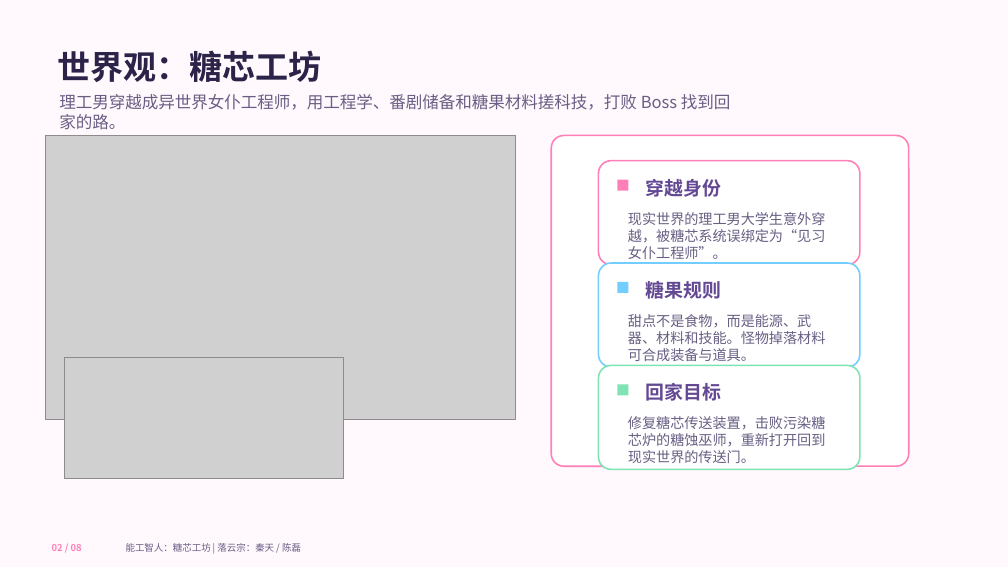
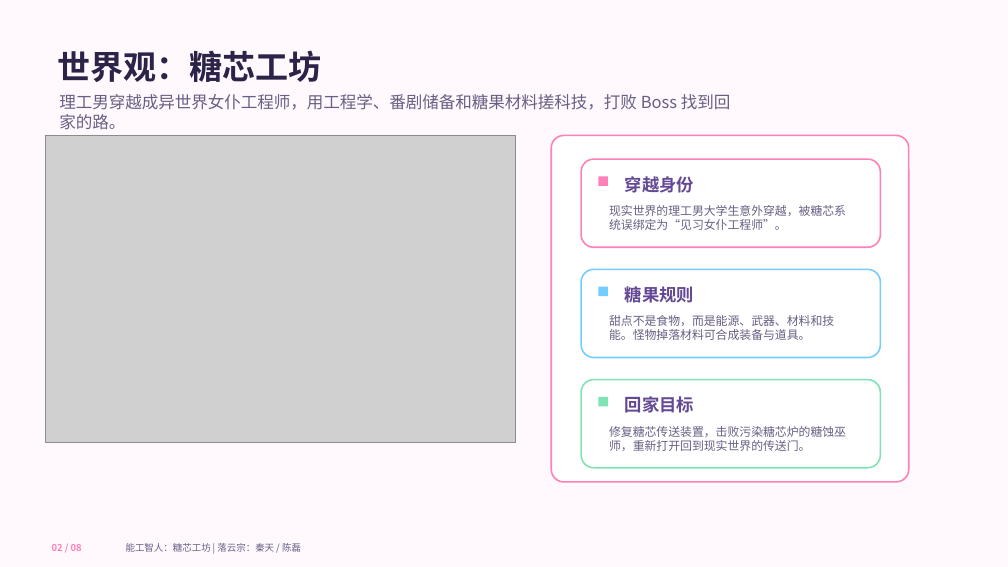
Before and after one commit to youkai-emmison/Craftsmen-and-Homo-sapiens, a slide deck: slide 2 of Submission/project_deck.pptx. Drawn at 1008x567 pixels with LibreOffice and Linux fonts; fonts in the diff are those of the drawing; grey boxes stand for pictures. Boxes give left, top, right and bottom in pixels: in the first picture for what was removed or moved away, otherwise in the second. Text is boxed around its words. In the diff, an @@ line names an element or a change of style, - is before the commit and + after.

```diff
--- a/Submission/project_deck.pptx
+++ b/Submission/project_deck.pptx
@@ picture resized from (x1=45, y1=135, x2=515, y2=419) to (x1=45, y1=135, x2=515, y2=442) @@
@@ rounded rectangle resized from (x1=551, y1=135, x2=909, y2=467) to (x1=551, y1=135, x2=909, y2=482) @@
@@ proportions changed in 4 elements at (x1=551, y1=135, x2=909, y2=482), (x1=582, y1=269, x2=881, y2=358), (x1=582, y1=380, x2=881, y2=468), (x1=582, y1=159, x2=881, y2=247) @@
@@ rounded rectangle resized from (x1=599, y1=160, x2=861, y2=265) to (x1=582, y1=159, x2=881, y2=247) @@
@@ rectangle moved from (x1=618, y1=180, x2=629, y2=191) to (x1=599, y1=176, x2=608, y2=185) @@
@@ text "穿越身份" moved from (x1=645, y1=179, x2=721, y2=197) to (x1=625, y1=176, x2=694, y2=193) @@
@@ size 13.5 to 11.2 pt in 3 elements at (x1=609, y1=315, x2=834, y2=340), (x1=609, y1=426, x2=846, y2=451), (x1=609, y1=205, x2=846, y2=230) @@
@@ text "现实世界的理工男大学生意外穿越，被糖芯系统误绑定为“见习女仆工程师”。" moved from (x1=628, y1=212, x2=825, y2=263) to (x1=609, y1=205, x2=846, y2=230) @@
@@ rounded rectangle resized from (x1=599, y1=263, x2=861, y2=368) to (x1=582, y1=269, x2=881, y2=358) @@
@@ rectangle moved from (x1=618, y1=282, x2=629, y2=293) to (x1=599, y1=287, x2=608, y2=296) @@
@@ text "糖果规则" moved from (x1=645, y1=281, x2=721, y2=299) to (x1=625, y1=286, x2=694, y2=303) @@
@@ text "甜点不是食物，而是能源、武器、材料和技能。怪物掉落材料可合成装备与道具。" moved from (x1=628, y1=314, x2=825, y2=365) to (x1=609, y1=315, x2=834, y2=340) @@
@@ picture removed at (x1=64, y1=358, x2=343, y2=479) @@
@@ rounded rectangle resized from (x1=599, y1=365, x2=861, y2=470) to (x1=582, y1=380, x2=881, y2=468) @@
@@ rectangle moved from (x1=618, y1=384, x2=629, y2=395) to (x1=599, y1=397, x2=608, y2=406) @@
@@ size 18 to 16.5 pt in 3 elements at (x1=625, y1=176, x2=694, y2=193), (x1=625, y1=286, x2=694, y2=303), (x1=625, y1=396, x2=694, y2=413) @@
@@ text "回家目标" moved from (x1=645, y1=383, x2=721, y2=401) to (x1=625, y1=396, x2=694, y2=413) @@
@@ text "修复糖芯传送装置，击败污染糖芯炉的糖蚀巫师，重新打开回到现实世界的传送门。" moved from (x1=628, y1=416, x2=825, y2=463) to (x1=609, y1=426, x2=846, y2=451) @@
```
Also in this commit, not shown: 1 other slide changed, 8 other files.
